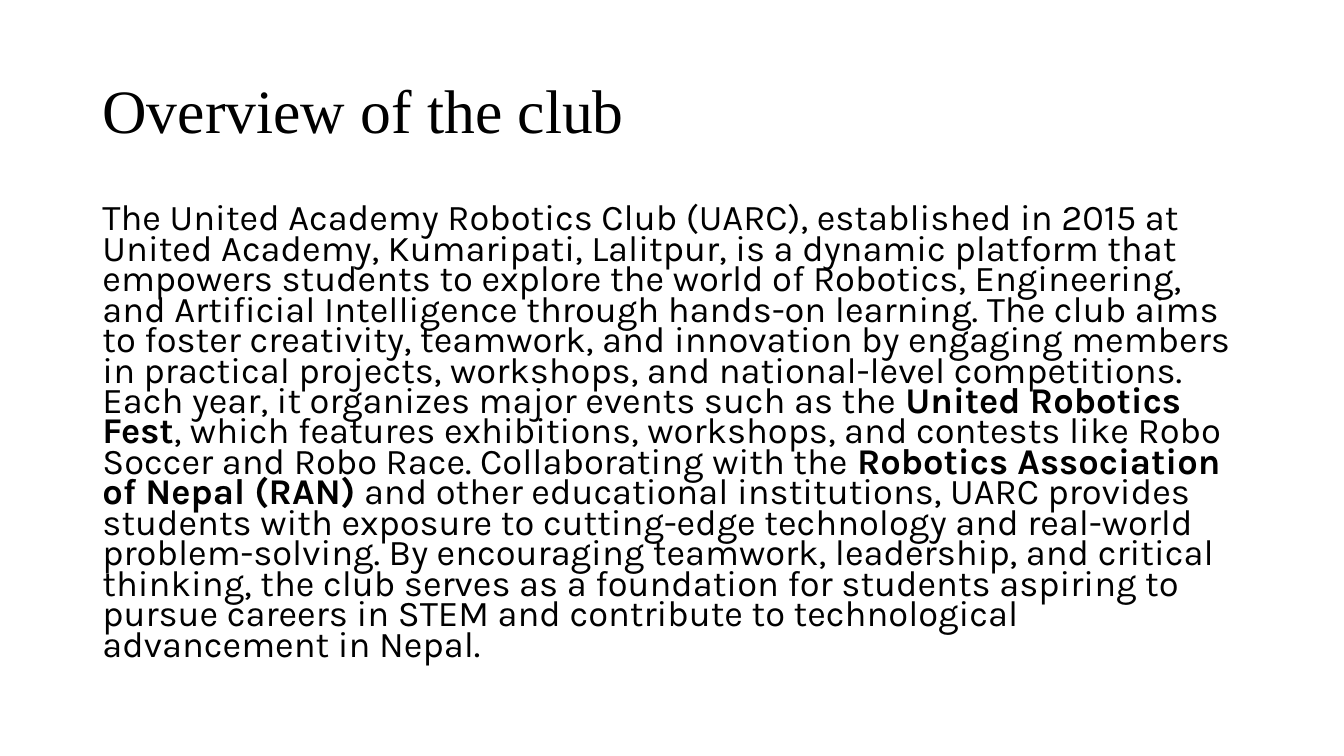
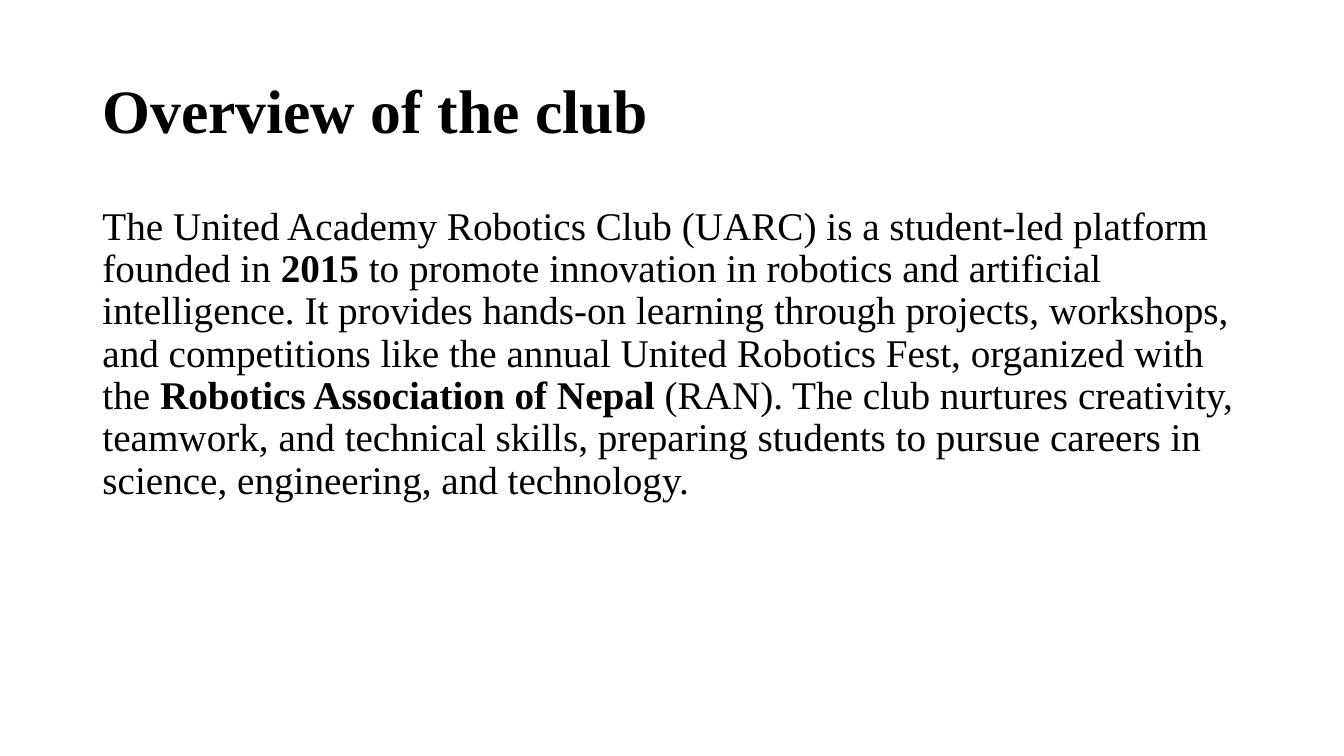
Before and after one commit to Null-undefined-source/UARC, a slide deck: slide 3 of United Academy Robotics Club.pptx. Drawn at 1344x756 pixels with LibreOffice and Linux fonts; fonts in the diff are those of the drawing. Boxes give left, top, right and bottom in pixels: in the first picture for what was removed or moved away, otherwise in the second. Text is boxed around its words. In the diff, an @@ line names an element or a change of style, - is before the commit and + after.

Commit message:
more changes

```diff
--- a/United Academy Robotics Club.pptx
+++ b/United Academy Robotics Club.pptx
@@ title "Overview of the club" at <box>102,89,648,134</box>: bold on @@
@@ text at <box>102,212,1233,501</box>: text changed; size 25.9 to 28 pt; font Karla to Times New Roman @@
-The United Academy Robotics Club (UARC), established in 2015 at United Academy, Kumaripati, Lalitpur, is a dynamic platform that empowers students to explore the world of Robotics, Engineering, and Artificial Intelligence through hands-on learning. The club aims to foster creativity, teamwork, and innovation by engaging members in practical projects, workshops, and national-level competitions. Each year, it organizes major events such as the United Robotics Fest, which features exhibitions, workshops, and contests like Robo Soccer and Robo Race. Collaborating with the Robotics Association of Nepal (RAN) and other educational institutions, UARC provides students with exposure to cutting-edge technology and real-world problem-solving. By encouraging teamwork, leadership, and critical thinking, the club serves as a foundation for students aspiring to pursue careers in STEM and contribute to technological advancement in Nepal.
+The United Academy Robotics Club (UARC) is a student-led platform founded in 2015 to promote innovation in robotics and artificial intelligence. It provides hands-on learning through projects, workshops, and competitions like the annual United Robotics Fest, organized with the Robotics Association of Nepal (RAN). The club nurtures creativity, teamwork, and technical skills, preparing students to pursue careers in science, engineering, and technology.
```
Also in this commit, not shown: 5 other slides changed.
